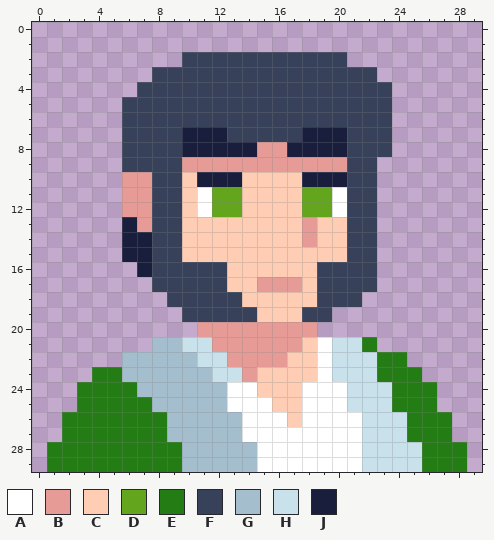
Two states of a pixel-art sprite, react_main/public/images/roles/miller-vivid.png. Above is the file before it was changed.
The file is 30x30 pixels.
Palette (. is transparent): A #ffffff  B #e69b96  C #ffcdb4  D #64a51e  E #237d14  F #37415a  G #a5becd  H #c8e1eb  J #191e3c
After the commit:
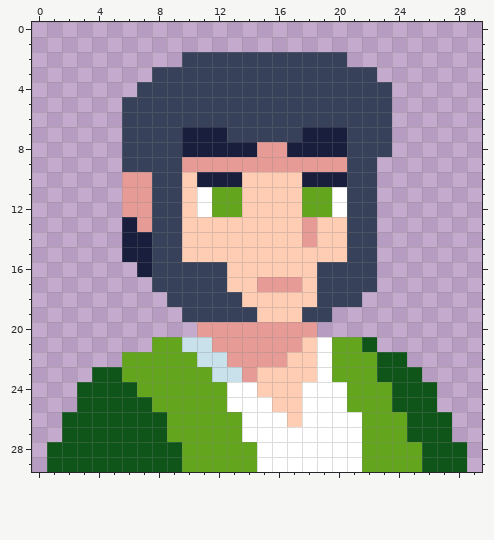
Changes in this commit:
colour E: #237d14 -> #0f5519
y 21: x 8..9 GG -> DD; x 20..21 HH -> DD
y 22: x 6..10 GGGGG -> DDDDD; x 20..22 HHH -> DDD
y 23: x 6..11 GGGGGG -> DDDDDD; x 20..22 HHH -> DDD
y 24: x 7..12 GGGGGG -> DDDDDD; x 21..23 HHH -> DDD
y 25: x 8..12 GGGGG -> DDDDD; x 21..23 HHH -> DDD
y 26..27: x 9..13 GGGGG -> DDDDD; x 22..24 HHH -> DDD
y 28..29: x 10..14 GGGGG -> DDDDD; x 22..25 HHHH -> DDDD
Changed places in both pictures, as pixel boxes (x1, y1, x2, y2):
changed: (47, 337, 257, 472)
changed: (332, 337, 467, 472)
